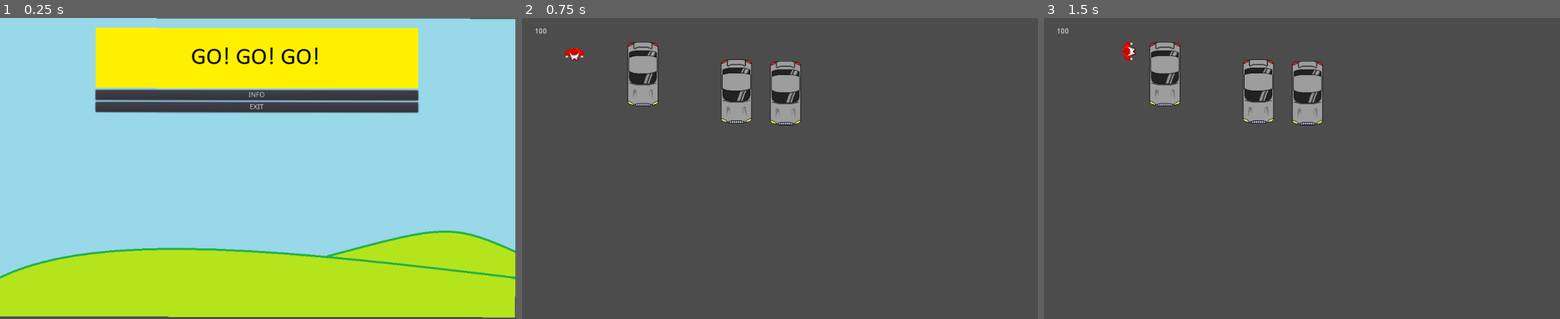
Above: before the commit, frames 1-3 (left to right).
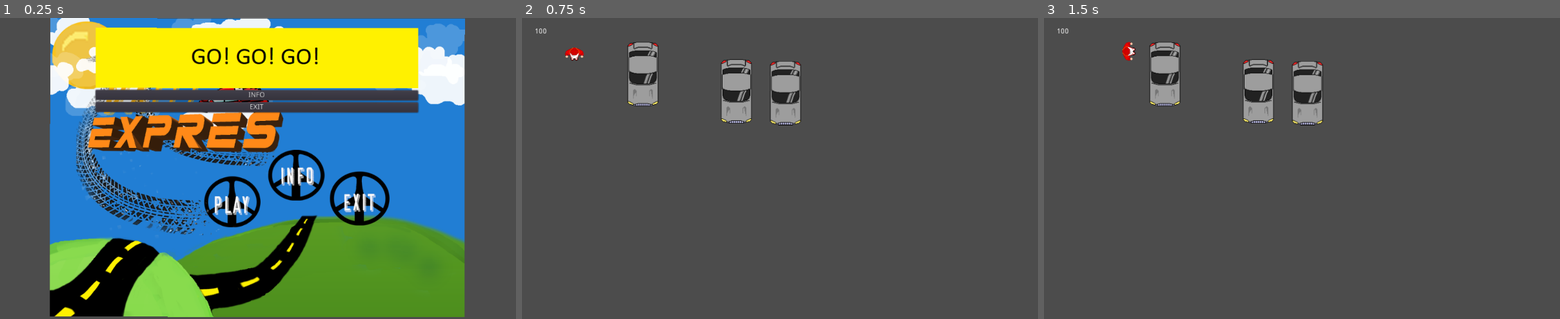
Above: after the commit, the same moments.

Repository: TheSpaceManSplatt/Game_Jam
Game: Godot game, scene res://MENUS/main menu.tscn
Same seed, same stepped clock (60 frames per second), same inputs: the game is played once before the commit and once after it.
Inputs (mouse positions are in pixels of both pictures, inside the frame that each line leads up to):
- Up to frame 1 (0.25 s): no input
- Up to frame 2 (0.75 s): click (780, 57) at 0.5 s
- Up to frame 3 (1.5 s): tap Enter at 1.25 s; move the mouse to (1085, 246) at 1.27 s; hold Right (steer_right) from 1.28 s (still down); tap Space (enter_car) at 1.35 s

The runs differ from the first frame. In frame 1, 82% of the frame differs, in the area x 0-100%, y 0-100%; in frame 2, nothing differs; in frame 3, nothing differs.

Commit message:
commit confusion

Diff:
--- a/MENUS/main menu.tscn
+++ b/MENUS/main menu.tscn
@@ -1,7 +1,7 @@
 [gd_scene load_steps=4 format=2]
 
 [ext_resource path="res://MENUS/main menu.gd" type="Script" id=1]
-[ext_resource path="res://MENUS/background.png" type="Texture" id=2]
+[ext_resource path="res://final menu.png" type="Texture" id=2]
 [ext_resource path="res://MENUS/GO_BUTTON.png" type="Texture" id=3]
 
 [node name="main menu" type="Control"]
Binary file added: final menu.png
Not shown, added: final menu.png.import
